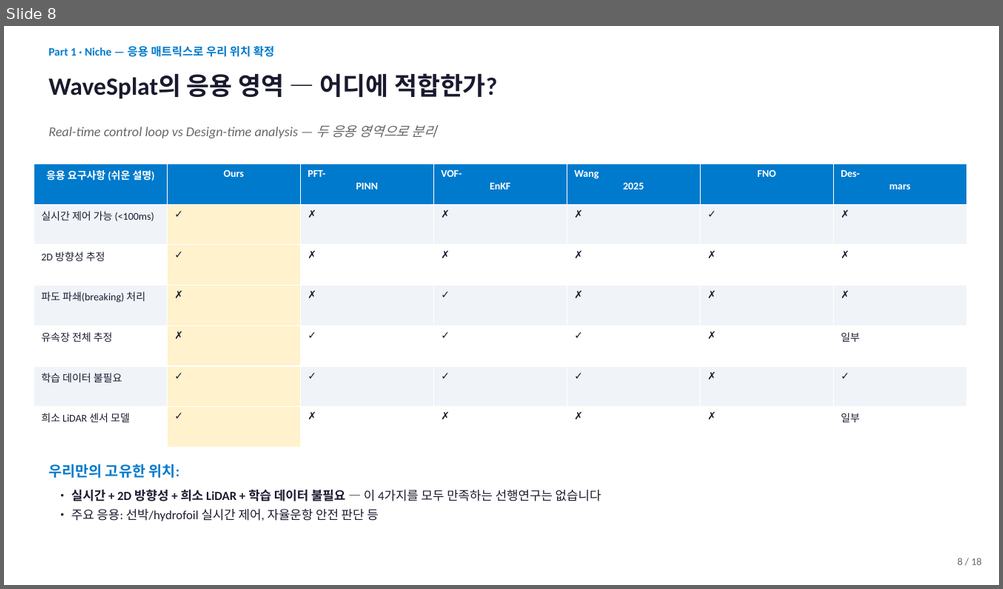
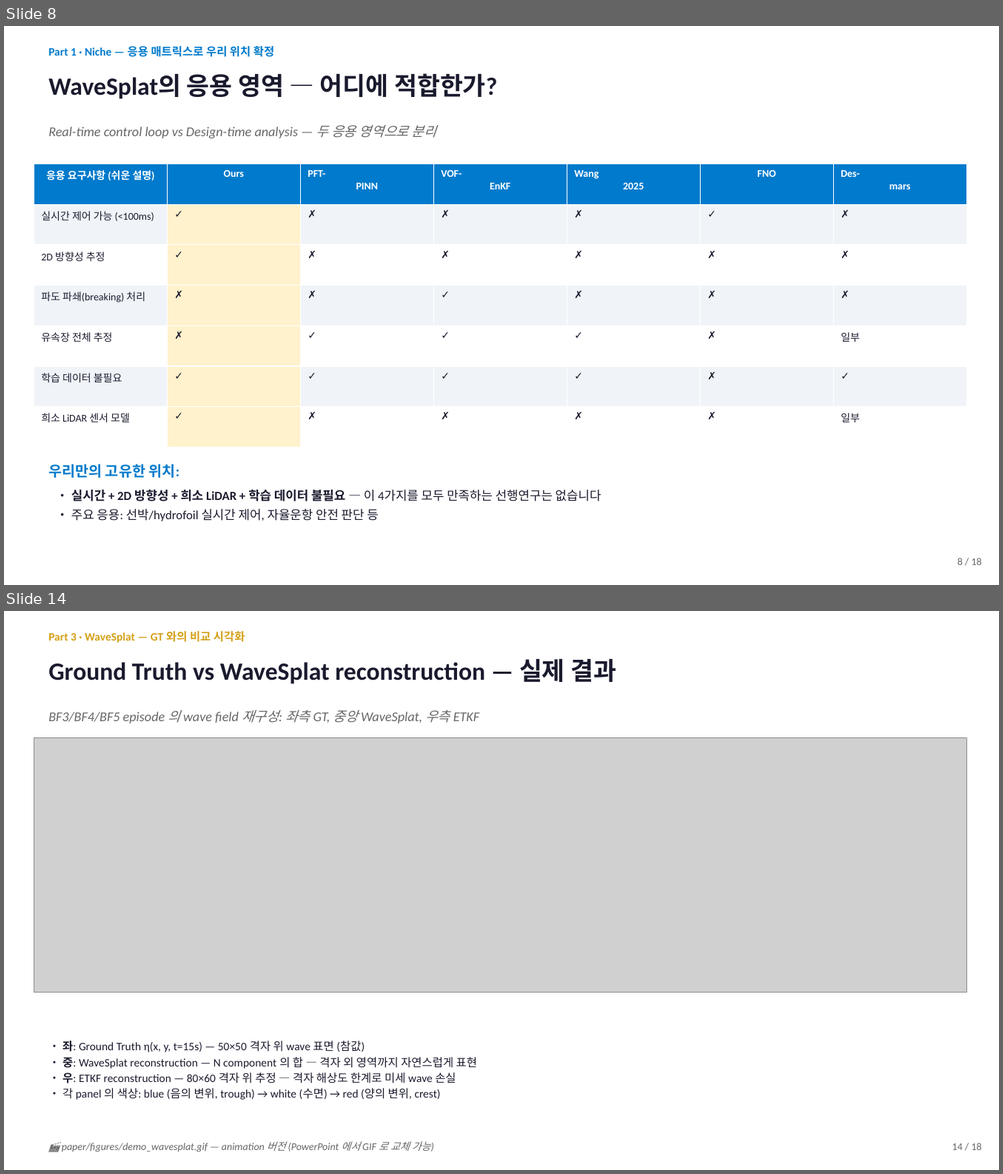
Before and after one commit to SAEYONGPARK94/wavesplat, a slide deck: wavesplat/docs/labmeeting_2026_05_13.pptx. Shown one above the other, each under a label of ours: slide 8 before the commit, slides 8 and 14 after it; the slides between them are not shown. The pictures are 1003x589 and 1003x1174 pixels, drawn with LibreOffice and Linux fonts; fonts in the diff are those of the drawing; grey boxes stand for pictures. Boxes give left, top, right and bottom in pixels: in the first picture for what was removed or moved away, otherwise in the second. Text is boxed around its words. In the diff, an @@ line names an element or a change of style, - is before the commit and + after.

```diff
--- a/wavesplat/docs/labmeeting_2026_05_13.pptx
+++ b/wavesplat/docs/labmeeting_2026_05_13.pptx
@@ slide 14 added at (4,611,999,1170), background #FFFFFF @@
@@ text added at (48,631,245,643), 11 pt, text #D4A017, bold @@
+Part 3 · WaveSplat — GT 와의 비교 시각화
@@ text added at (48,659,616,684), 24 pt, text #1A1A2E, bold @@
+Ground Truth vs WaveSplat reconstruction — 실제 결과
@@ text added at (48,710,479,723), 13 pt, text #666666, italic @@
+BF3/BF4/BF5 episode 의 wave field 재구성: 좌측 GT, 중앙 WaveSplat, 우측 ETKF
@@ picture added at (34,738,967,992) @@
@@ text added at (62,1041,477,1100), 11 pt, text #1A1A2E @@
+• 좌: Ground Truth η(x, y, t=15s) — 50×50 격자 위 wave 표면 (참값)
+• 중: WaveSplat reconstruction — N component 의 합 — 격자 외 영역까지 자연스럽게 표현
+• 우: ETKF reconstruction — 80×60 격자 위 추정 — 격자 해상도 한계로 미세 wave 손실
+• 각 panel 의 색상: blue (음의 변위, trough) → white (수면) → red (양의 변위, crest)
@@ text added at (62,1142,431,1153), 10 pt, text #666666, italic @@
+🎬 paper/figures/demo_wavesplat.gif — animation 버전 (PowerPoint 에서 GIF 로 교체 가능)
@@ text added at (952,1143,982,1150), 10 pt, text #666666 @@
+14 / 18
```
Also in this commit, not shown: 5 slides changed, 2 other slides added, 12 slides removed, 1 other file.
